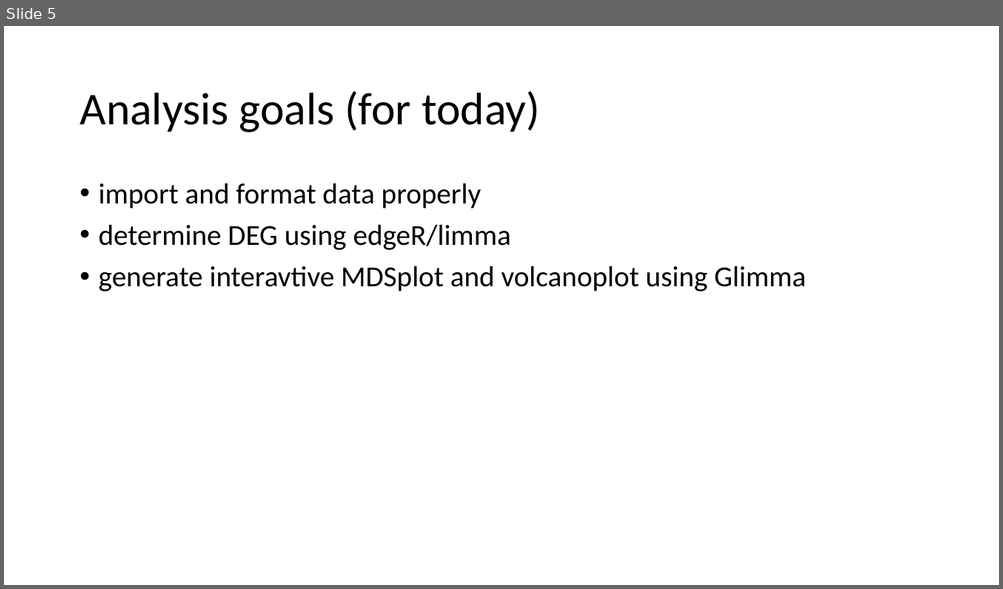
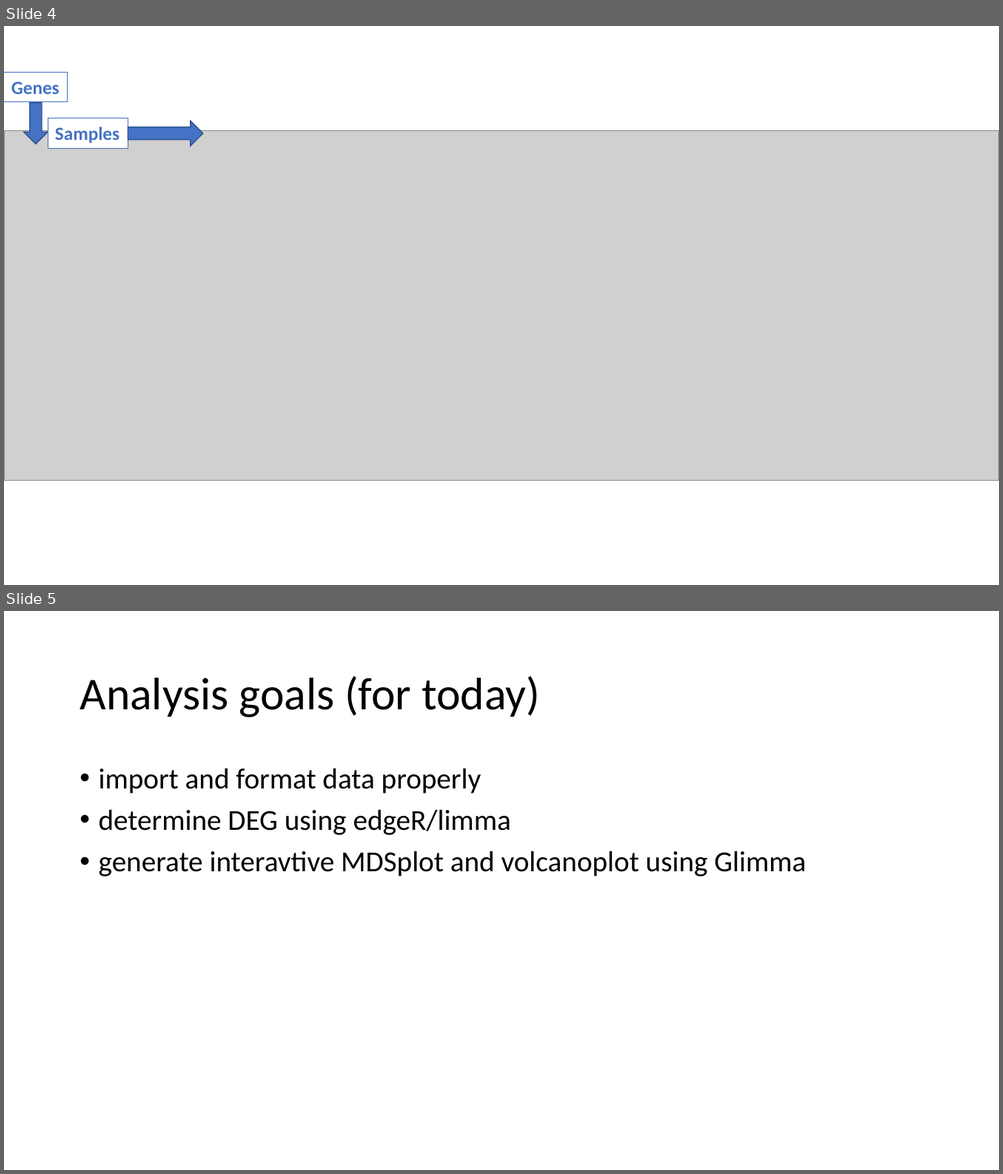
Before and after one commit to rmjones717/8thfloorRgroup, a slide deck: 2022-04-08_Rgroup.pptx. Shown one above the other, each under a label of ours: slide 5 before the commit, slides 4 and 5 after it. The pictures are 1003x589 and 1003x1174 pixels, drawn with LibreOffice and Linux fonts; fonts in the diff are those of the drawing; grey boxes stand for pictures. Boxes give left, top, right and bottom in pixels: in the first picture for what was removed or moved away, otherwise in the second. Text is boxed around its words. In the diff, an @@ line names an element or a change of style, - is before the commit and + after.

```diff
--- a/2022-04-08_Rgroup.pptx
+++ b/2022-04-08_Rgroup.pptx
@@ slide 4 added at [4, 26, 999, 585], background #FFFFFF @@
@@ rectangle added at [4, 73, 68, 102], fill #FFFFFF, outline #4472C4 0.75 pt, 18 pt, text #4472C4, bold @@
+Genes
@@ down arrow added at [23, 103, 47, 144], fill #4472C4, outline #325491 1 pt @@
@@ picture added at [4, 130, 999, 481] @@
@@ rectangle added at [48, 118, 128, 148], fill #FFFFFF, outline #4472C4 0.75 pt, 18 pt, text #4472C4, bold @@
+Samples
@@ right arrow added at [128, 121, 203, 145], fill #4472C4, outline #325491 1 pt @@
```
Also in this commit, not shown: 1 slide removed, 50 other files.
